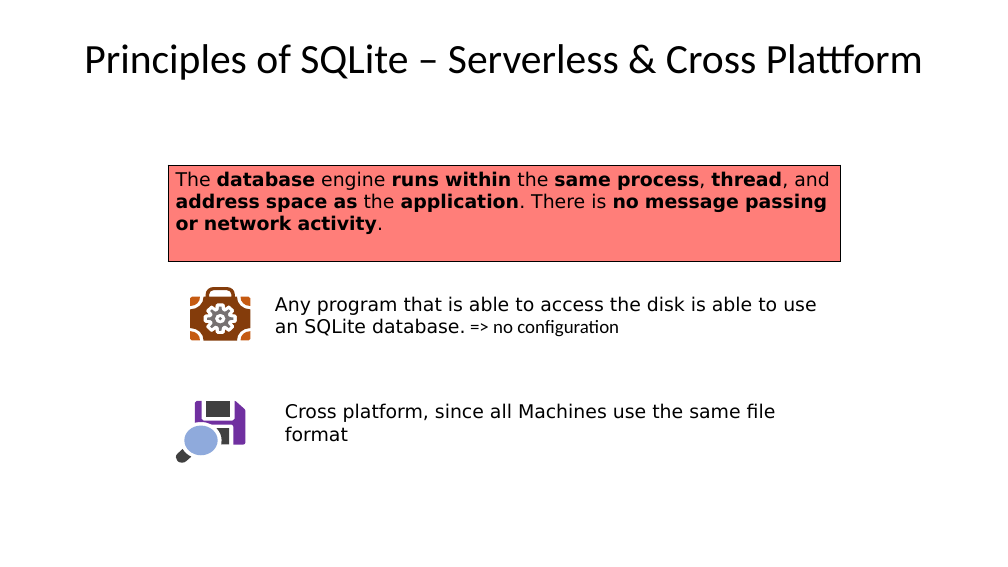
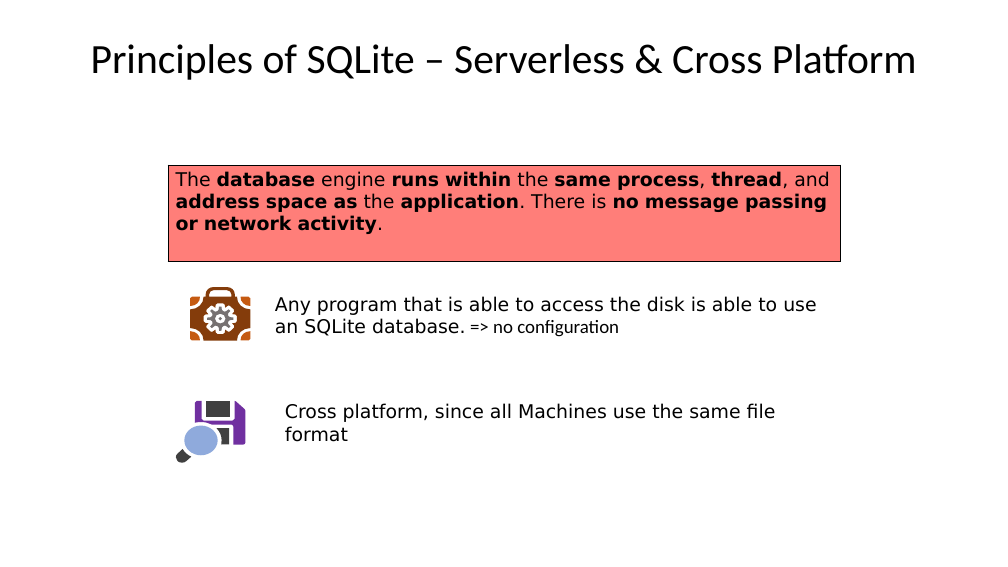
Before and after one commit to AntonioPirani/SQLiteProject, a slide deck: slide 6 of Presentation.pptx. Drawn at 1008x567 pixels with LibreOffice and Linux fonts; fonts in the diff are those of the drawing. Boxes give left, top, right and bottom in pixels: in the first picture for what was removed or moved away, otherwise in the second. Text is boxed around its words. In the diff, an @@ line names an element or a change of style, - is before the commit and + after.

```diff
--- a/Presentation.pptx
+++ b/Presentation.pptx
@@ title at bbox=[91, 44, 917, 80]: text changed @@
-Principles of SQLite – Serverless & Cross Plattform
+Principles of SQLite – Serverless & Cross Platform
```
